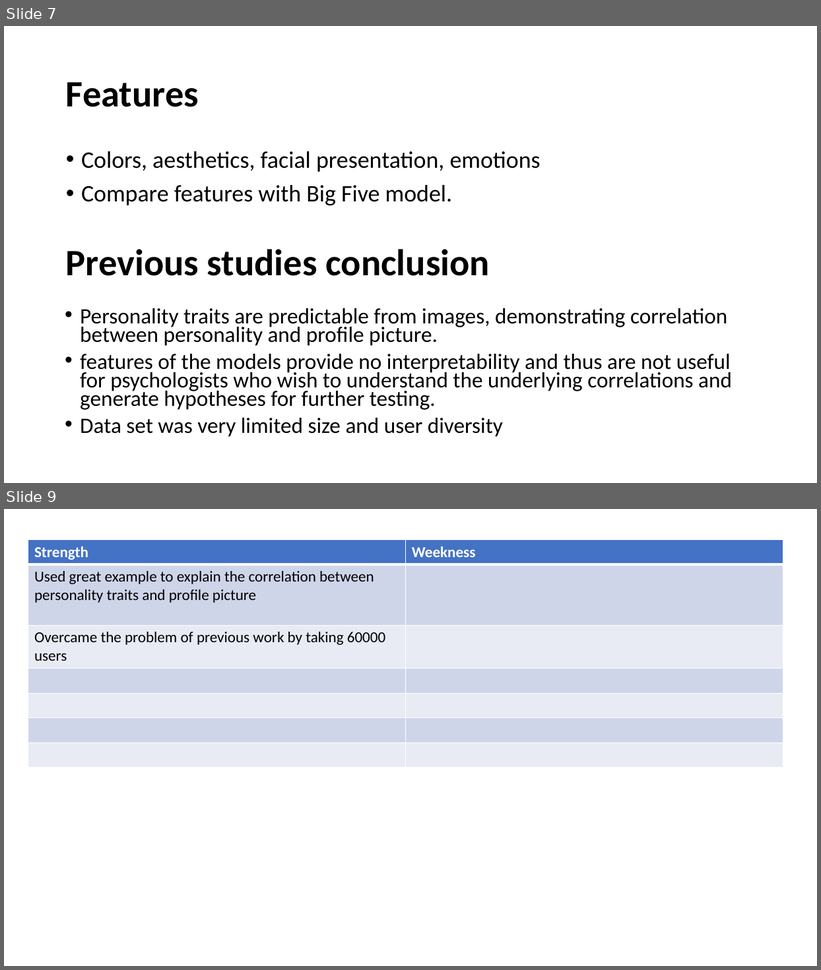
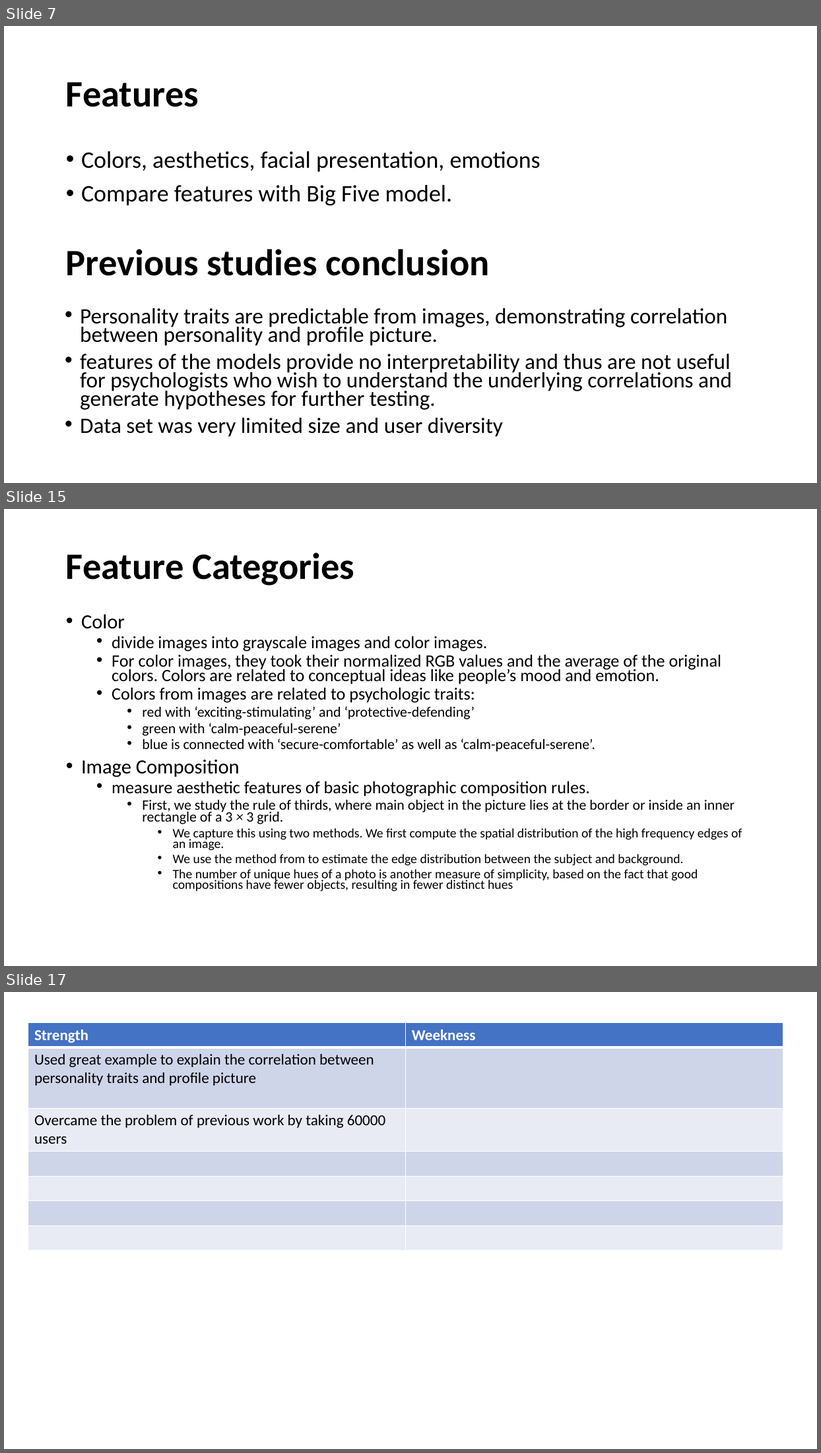
Before and after one commit to Sandhya-Bairi/USU-Assignments-and-Projects, a slide deck: CS 6675 - Advance Data Science/Practicum/Presentation.pptx. Shown one above the other, each under a label of ours: slides 7 and 9 before the commit, slides 7, 15 and 17 after it; the slides between them are not shown. The pictures are 821x970 and 821x1453 pixels, drawn with LibreOffice and Linux fonts; fonts in the diff are those of the drawing. Boxes give left, top, right and bottom in pixels: in the first picture for what was removed or moved away, otherwise in the second. Text is boxed around its words. In the diff, an @@ line names an element or a change of style, - is before the commit and + after.

```diff
--- a/CS 6675 - Advance Data Science/Practicum/Presentation.pptx
+++ b/CS 6675 - Advance Data Science/Practicum/Presentation.pptx
@@ slide 15 added at [4,509,817,966], background #FFFFFF @@
@@ title added at [66,553,354,586], 44 pt, text #000000, bold @@
+Feature Categories
@@ text added at [81,614,742,892], 15.3 pt, text #000000 @@
+• Color
+  • divide images into grayscale images and color images.
+  • For color images, they took their normalized RGB values and the average of the original colors. Colors are related to conceptual ideas like people’s mood and emotion.
+  • Colors from images are related to psychologic traits:
+    • red with ‘exciting-stimulating’ and ‘protective-defending’
+    • green with ‘calm-peaceful-serene’
+    • blue is connected with ‘secure-comfortable’ as well as ‘calm-peaceful-serene’.
+• Image Composition
+  • measure aesthetic features of basic photographic composition rules.
+    • First, we study the rule of thirds, where main object in the picture lies at the border or inside an inner rectangle of a 3 × 3 grid.
+      • We capture this using two methods. We first compute the spatial distribution of the high frequency edges of an image.
+      • We use the method from to estimate the edge distribution between the subject and background.
+      • The number of unique hues of a photo is another measure of simplicity, based on the fact that good compositions have fewer objects, resulting in fewer distinct hues
@@ what was slide 9 is now slide 17 @@
```
Also in this commit, not shown: 1 slide changed, 7 other slides added, 42 other files.
